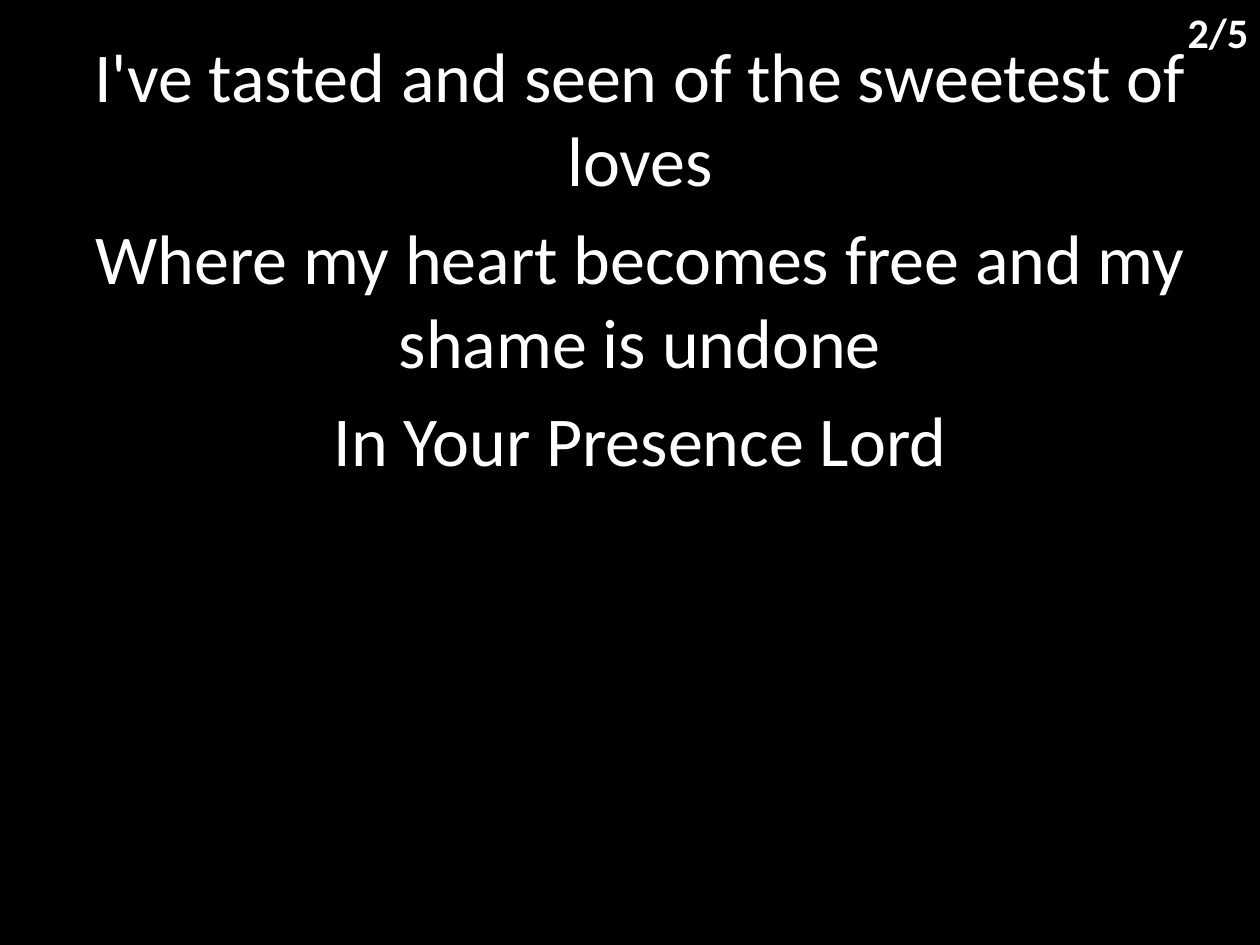
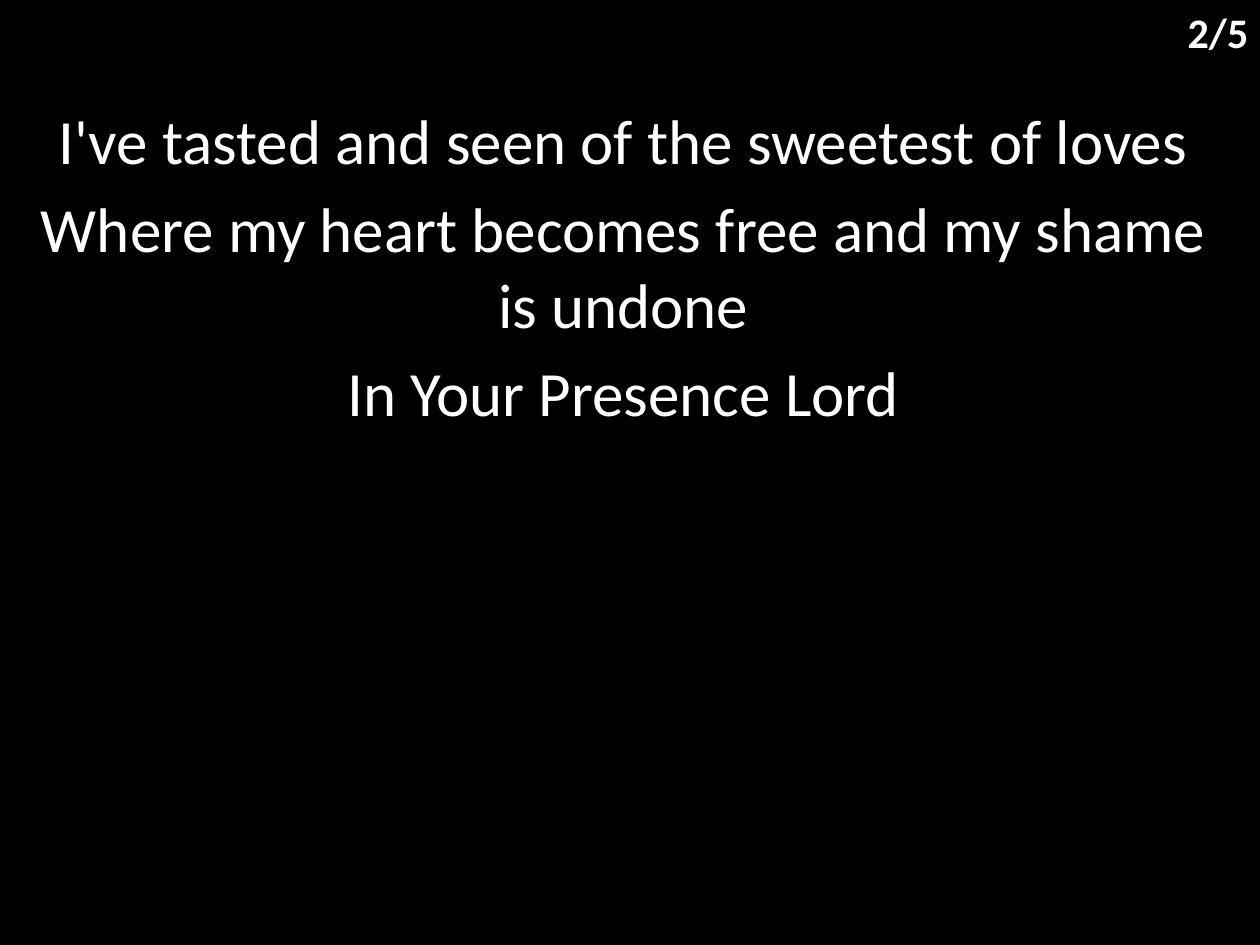
Before and after one commit to hoo-are-ya/worship, a slide deck: slide 3 of docs/songs/holy spirit.pptx. Drawn at 1260x945 pixels with LibreOffice and Linux fonts; fonts in the diff are those of the drawing. Boxes give left, top, right and bottom in pixels: in the first picture for what was removed or moved away, otherwise in the second. Text is boxed around its words. In the diff, an @@ line names an element or a change of style, - is before the commit and + after.

```diff
--- a/docs/songs/holy spirit.pptx
+++ b/docs/songs/holy spirit.pptx
@@ subtitle "I've tasted and seen of ...": place and size @@
-subtitle "I've tasted and seen of ..." at bbox=[94, 53, 1185, 467]
+subtitle "I've tasted and seen of ..." at bbox=[41, 120, 1204, 417]
@@ subtitle "I've tasted and seen of ..." at bbox=[41, 120, 1204, 417]: size 40 to 36 pt @@
```
Also in this commit, not shown: 4 other slides changed, 5 other files.
